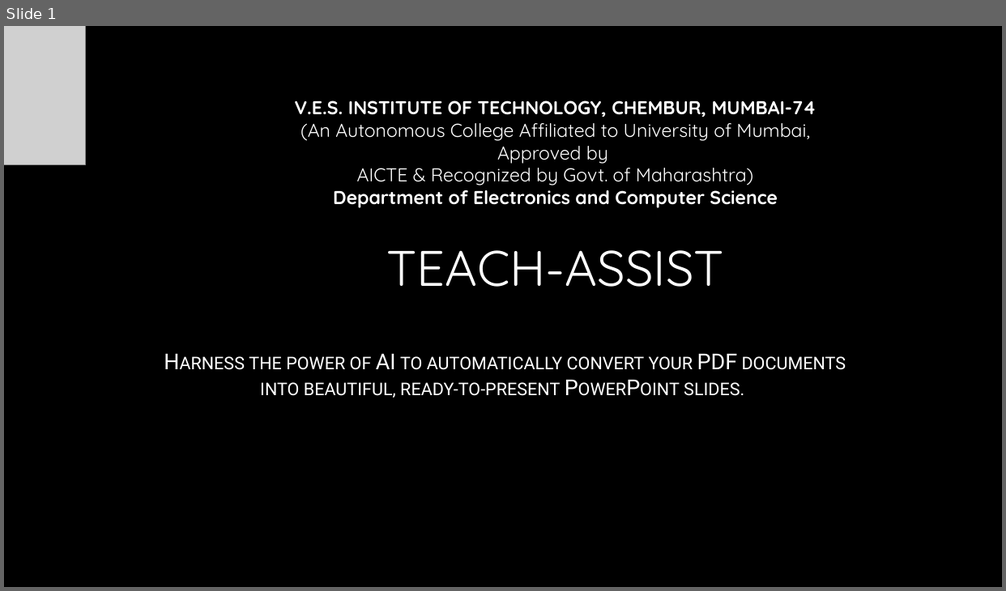
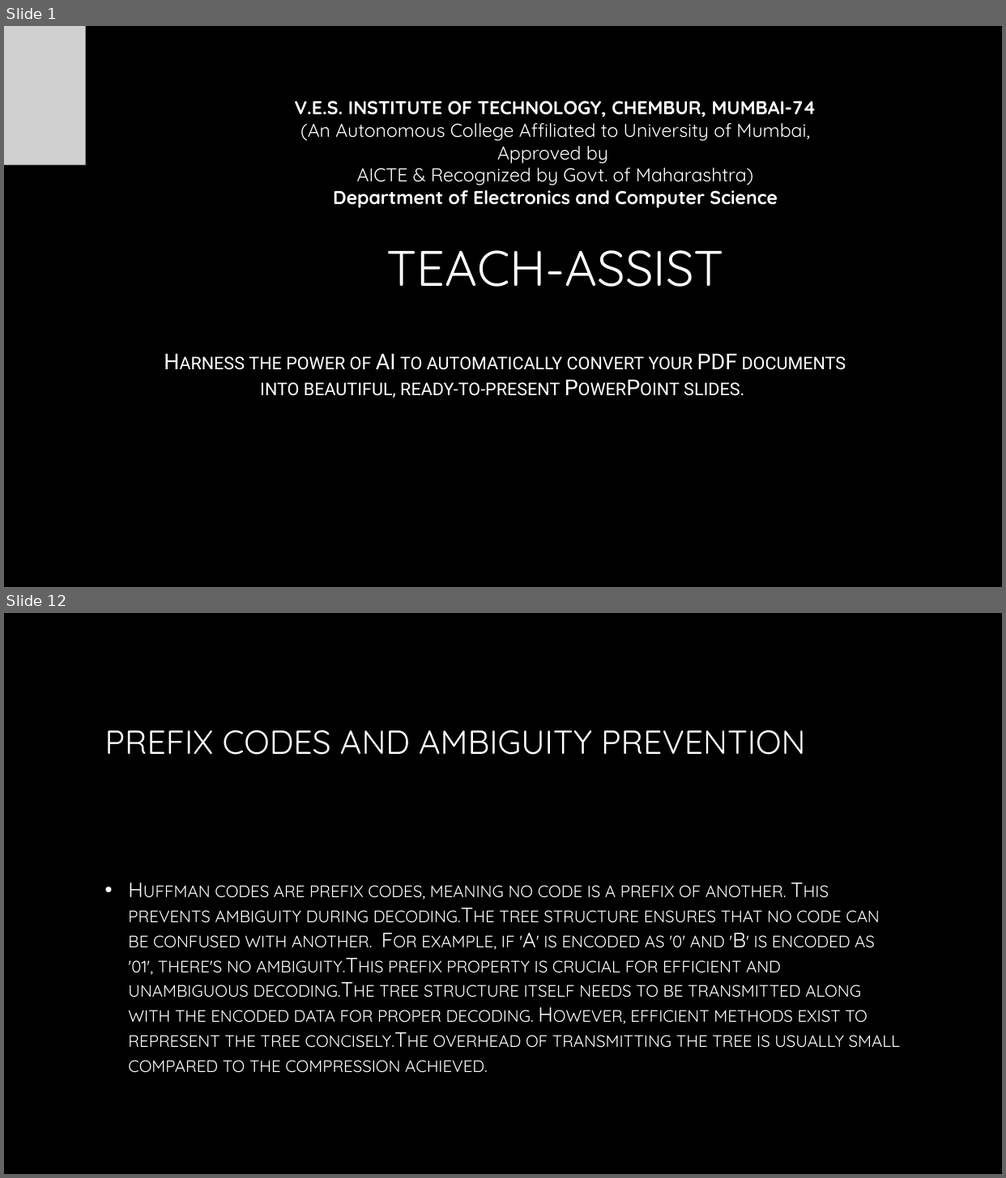
Before and after one commit to AdityaB-11/Pdf_to_presentation_GenAI, a slide deck: output/generated_presentation.pptx. Shown one above the other, each under a label of ours: slide 1 before the commit, slides 1 and 12 after it; the slides between them are not shown. The pictures are 1006x591 and 1006x1178 pixels, drawn with LibreOffice and Linux fonts; fonts in the diff are those of the drawing; grey boxes stand for pictures; background and template pictures are left out. Boxes give left, top, right and bottom in pixels: in the first picture for what was removed or moved away, otherwise in the second. Text is boxed around its words. In the diff, an @@ line names an element or a change of style, - is before the commit and + after.

```diff
--- a/output/generated_presentation.pptx
+++ b/output/generated_presentation.pptx
@@ slide 12 added at box(4, 613, 1002, 1174), background picture (left out) @@
@@ title added at box(105, 730, 805, 755), 32 pt, text gradient #FFFFFF to #A6A6A6 @@
+PREFIX CODES AND AMBIGUITY PREVENTION
@@ text added at box(128, 885, 900, 1073), 20 pt, text gradient #FFFFFF to #BFBFBF, small capitals @@
+• Huffman codes are prefix codes, meaning no code is a prefix of another. This prevents ambiguity during decoding.The tree structure ensures that no code can be confused with another. For example, if 'A' is encoded as '0' and 'B' is encoded as '01', there's no ambiguity.This prefix property is crucial for efficient and unambiguous decoding.The tree structure itself needs to be transmitted along with the encoded data for proper decoding. However, efficient methods exist to represent the tree concisely.The overhead of transmitting the tree is usually small compared to the compression achieved.
```
Also in this commit, not shown: 2 slides changed, 11 other slides added, 8 slides removed, 4 other files.
